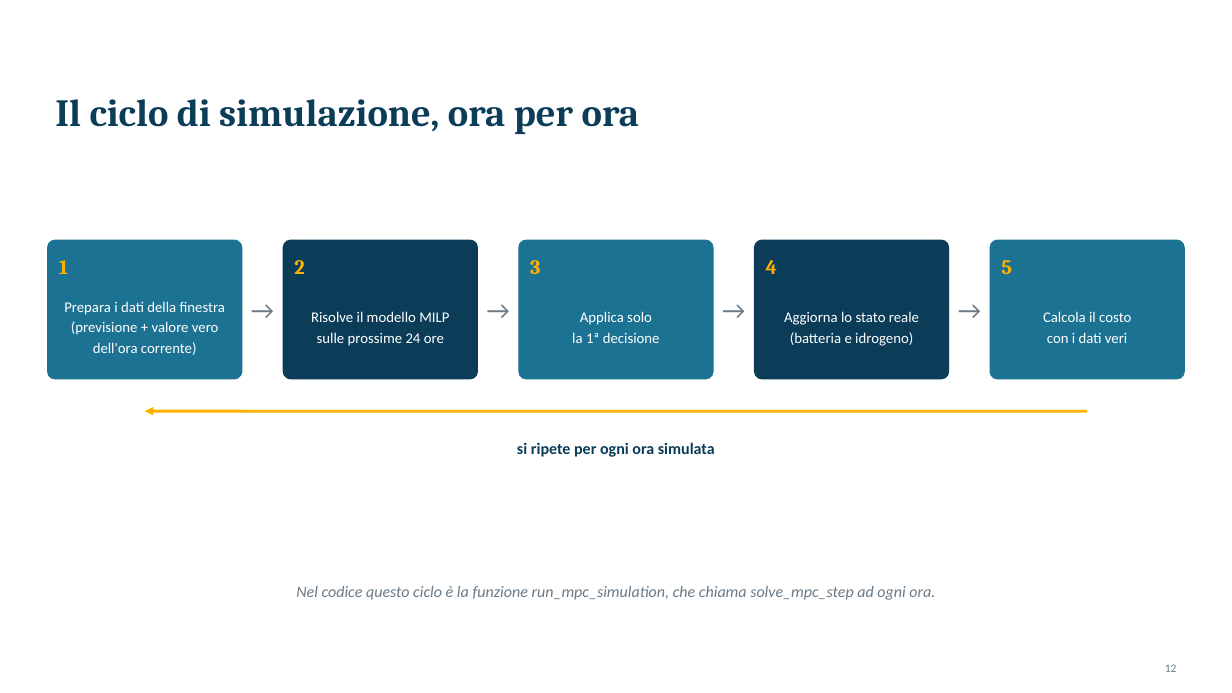
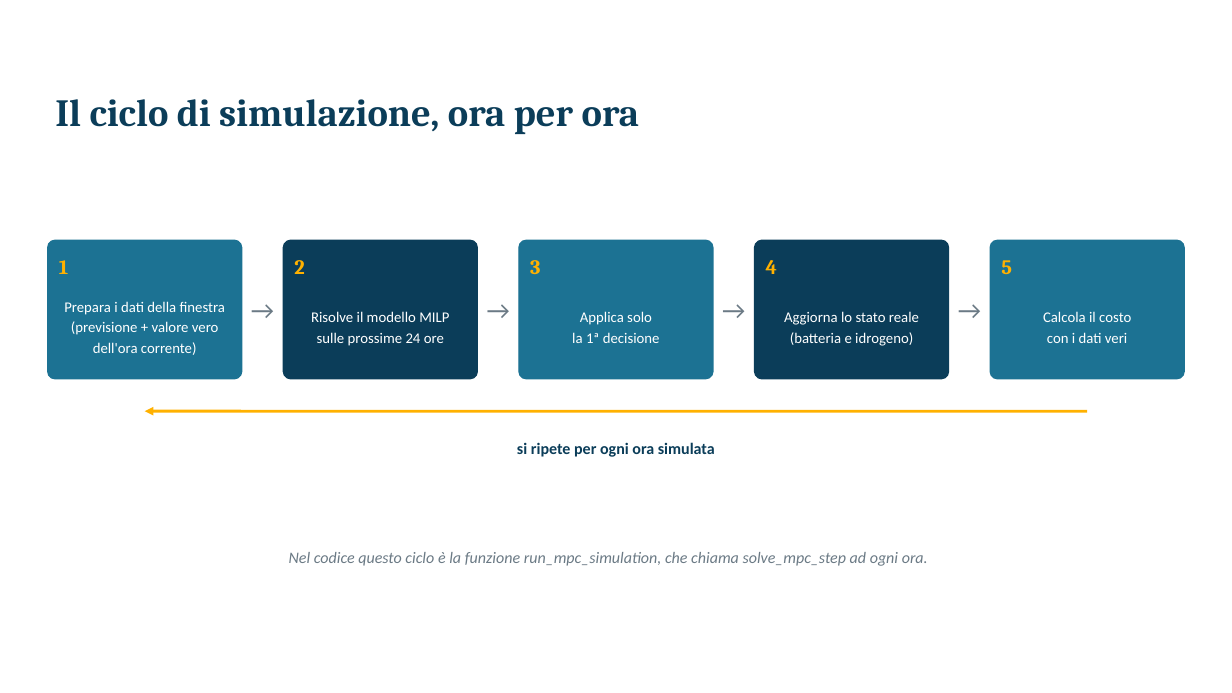
Before and after one commit to Claudyia/power-grid-optimization, a slide deck: slide 12 of esame/Project16_Presentazione.pptx. Drawn at 1232x693 pixels with LibreOffice and Linux fonts; fonts in the diff are those of the drawing. Boxes give left, top, right and bottom in pixels: in the first picture for what was removed or moved away, otherwise in the second. Text is boxed around its words. In the diff, an @@ line names an element or a change of style, - is before the commit and + after.

```diff
--- a/esame/Project16_Presentazione.pptx
+++ b/esame/Project16_Presentazione.pptx
@@ text "Nel codice questo ciclo è ...": place and size @@
-text "Nel codice questo ciclo è ..." at (296,586,935,600)
+text "Nel codice questo ciclo è ..." at (289,552,928,566)
@@ text removed at (1165,664,1177,672) @@
-12
```
Also in this commit, not shown: 7 other slides changed, 3 slides added, 3 other files.
